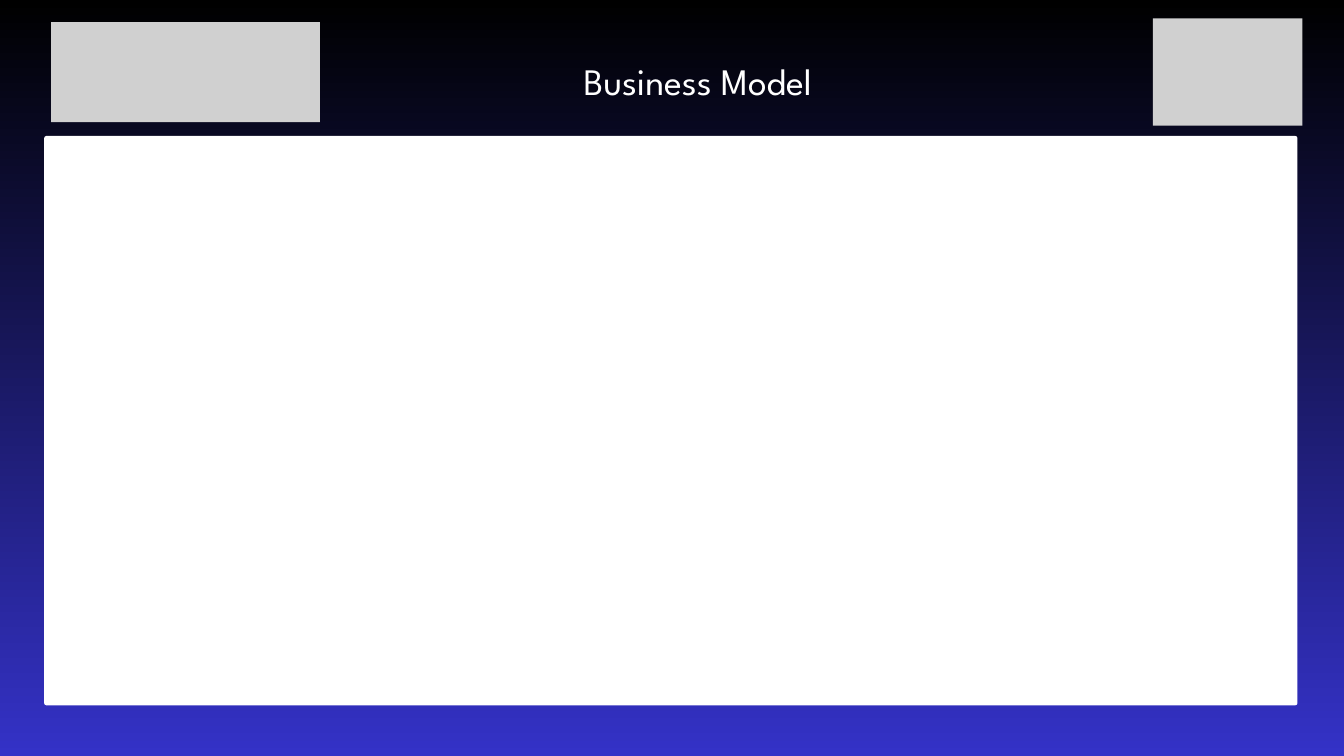
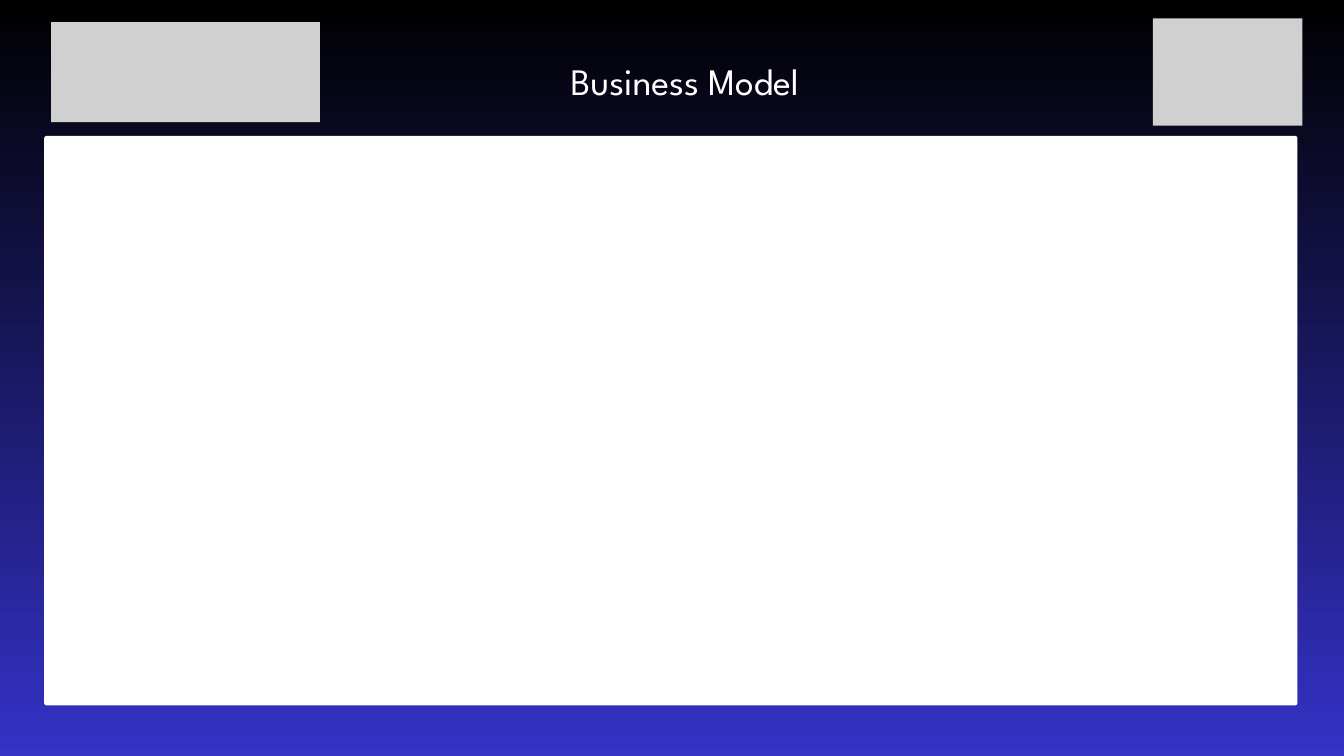
Before and after one commit to Balaji2424-sys/IEEE-SVC---IdeaRun-2026, a slide deck: slide 7 of assets/templates/IdeaRun2026-PPT-Template.pptx. Drawn at 1344x756 pixels with LibreOffice and Linux fonts; fonts in the diff are those of the drawing; grey boxes stand for pictures; background and template pictures are left out. Boxes give left, top, right and bottom in pixels: in the first picture for what was removed or moved away, otherwise in the second. Text is boxed around its words. In the diff, an @@ line names an element or a change of style, - is before the commit and + after.

```diff
--- a/assets/templates/IdeaRun2026-PPT-Template.pptx
+++ b/assets/templates/IdeaRun2026-PPT-Template.pptx
@@ text "Business Model": place and size @@
-text "Business Model" at [584, 69, 812, 96]
+text "Business Model" at [571, 69, 799, 96]
```
Also in this commit, not shown: 6 other slides changed.
